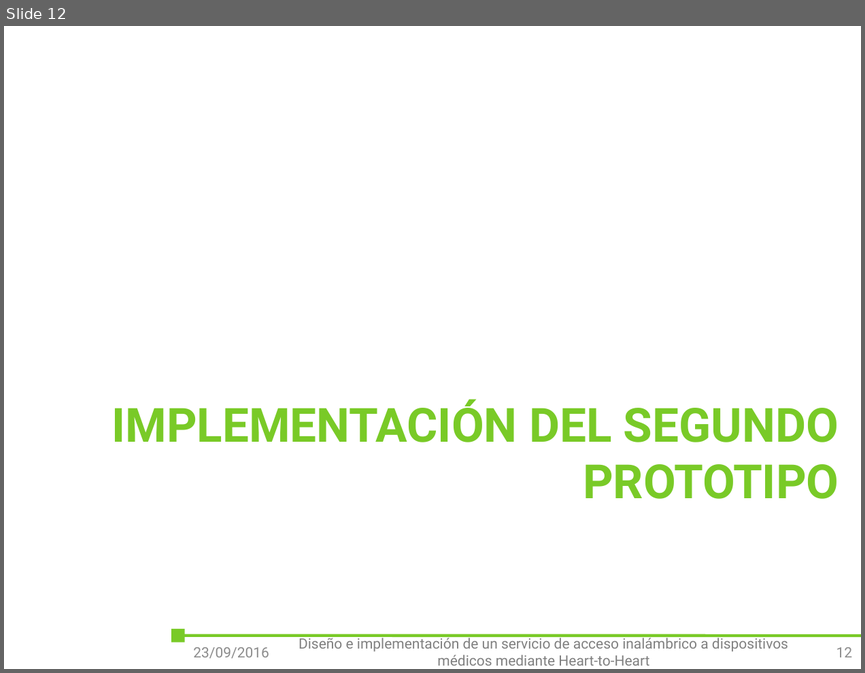
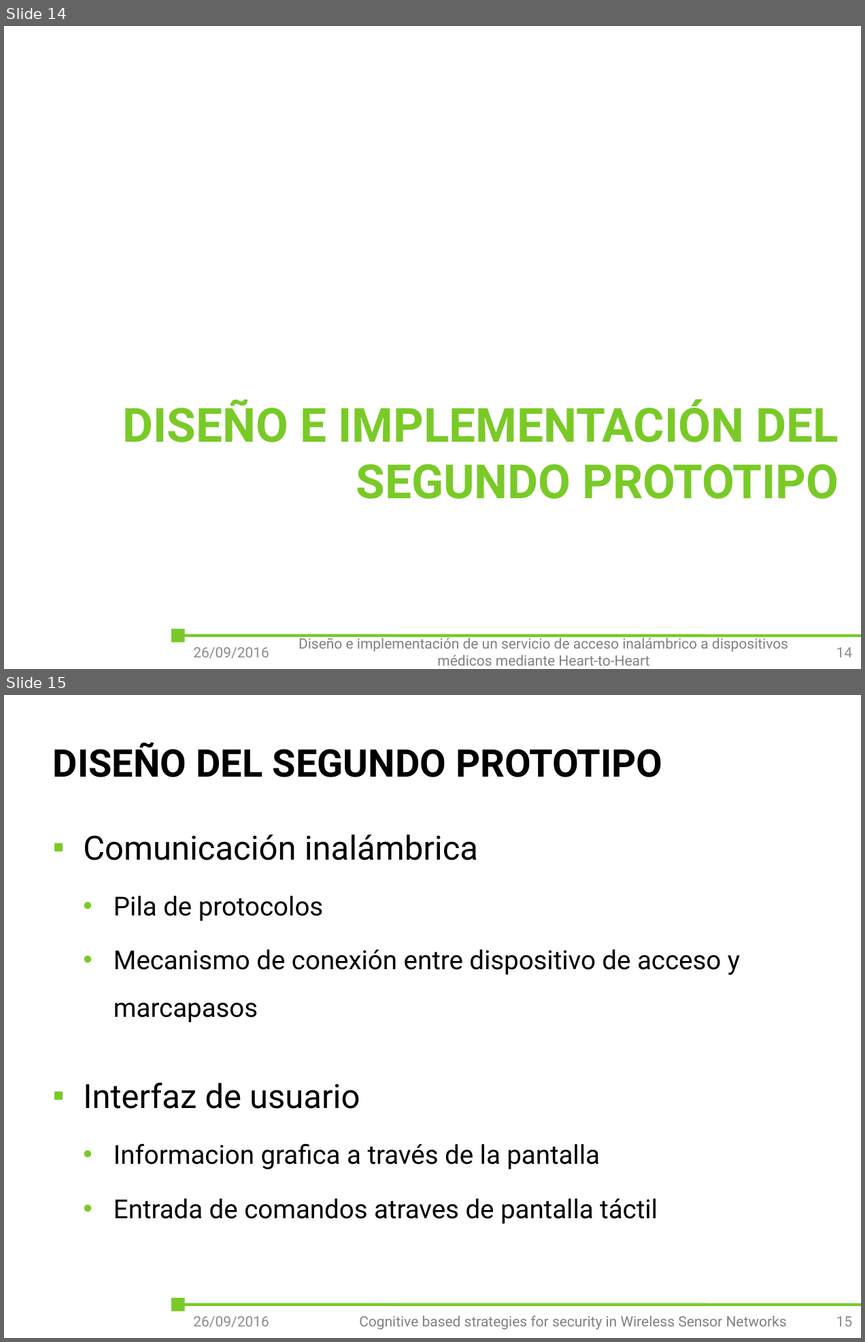
Before and after one commit to outsidersdelaelectronica/tiic-2015, a slide deck: doc/Tomas/presentacion/Diseño e implementación de un servicio de acceso inalámbrico a dispositivos médicos mediante Heart-to-Heart.pptx. Shown one above the other, each under a label of ours: slide 12 before the commit, slides 14 and 15 after it. The pictures are 865x673 and 865x1342 pixels, drawn with LibreOffice and Linux fonts; fonts in the diff are those of the drawing; background and template pictures are left out. Boxes give left, top, right and bottom in pixels: in the first picture for what was removed or moved away, otherwise in the second. Text is boxed around its words. In the diff, an @@ line names an element or a change of style, - is before the commit and + after.

```diff
--- a/doc/Tomas/presentacion/Diseño e implementación de un servicio de acceso inalámbrico a dispositivos médicos mediante Heart-to-Heart.pptx
+++ b/doc/Tomas/presentacion/Diseño e implementación de un servicio de acceso inalámbrico a dispositivos médicos mediante Heart-to-Heart.pptx
@@ slide 15 added at (x1=4, y1=695, x2=861, y2=1338), background #FFFFFF; not listed: 2 template elements that a slide beside it also shows @@
@@ title added at (x1=53, y1=742, x2=662, y2=777), 32 pt, text #000000, bold @@
+DISEÑO DEL SEGUNDO PROTOTIPO
@@ text added at (x1=83, y1=834, x2=740, y2=1223), 22 pt, text #000000 @@
+▪ Comunicación inalámbrica
+  • Pila de protocolos
+  • Mecanismo de conexión entre dispositivo de acceso y marcapasos
+▪ Interfaz de usuario
+  • Informacion grafica a través de la pantalla
+  • Entrada de comandos atraves de pantalla táctil
@@ text added at (x1=193, y1=1316, x2=269, y2=1327), 12 pt, text #8C8C8C @@
+26/09/2016
@@ text added at (x1=359, y1=1315, x2=787, y2=1329), 12 pt, text #808080 @@
+Cognitive based strategies for security in Wireless Sensor Networks
@@ page number added at (x1=836, y1=1316, x2=853, y2=1326), 12 pt, text #8C8C8C @@
+15
@@ what was slide 12 is now slide 14 @@
@@ slide 14 changed as well @@
@@ title at (x1=123, y1=399, x2=838, y2=499): text changed @@
-IMPLEMENTACIÓN DEL SEGUNDO PROTOTIPO
+DISEÑO E IMPLEMENTACIÓN DEL SEGUNDO PROTOTIPO
@@ text at (x1=193, y1=647, x2=269, y2=658): text changed @@
-23/09/2016
+26/09/2016
@@ page number at (x1=836, y1=647, x2=853, y2=657): text changed @@
-12
+14
```
Also in this commit, not shown: 15 other slides changed, 8 other slides added, 2 other files.
